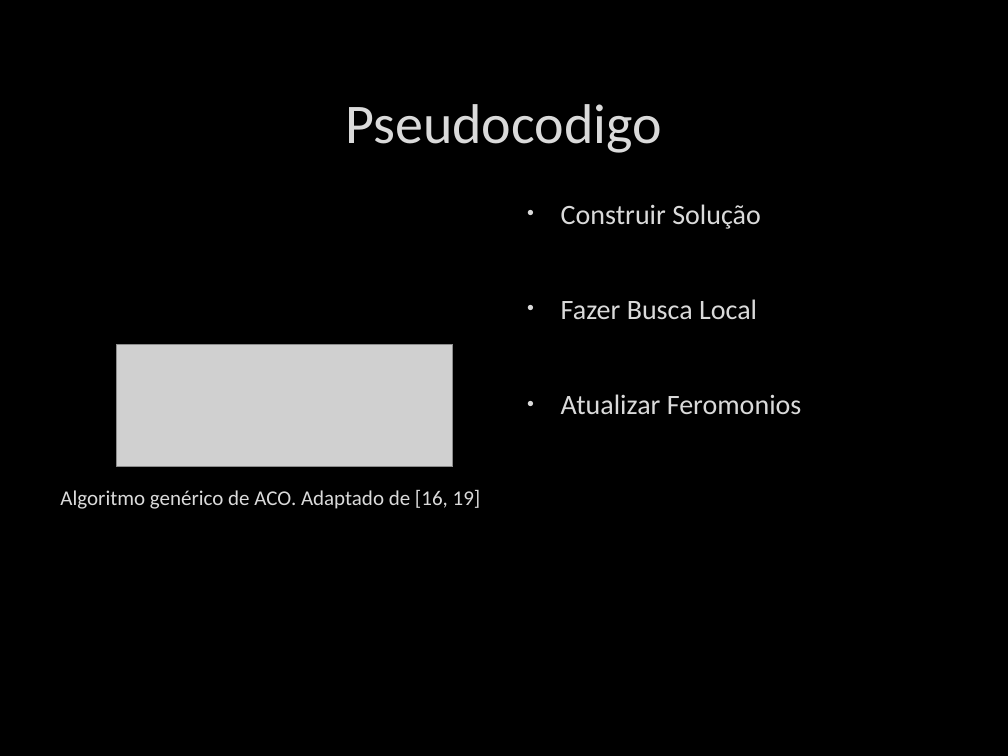
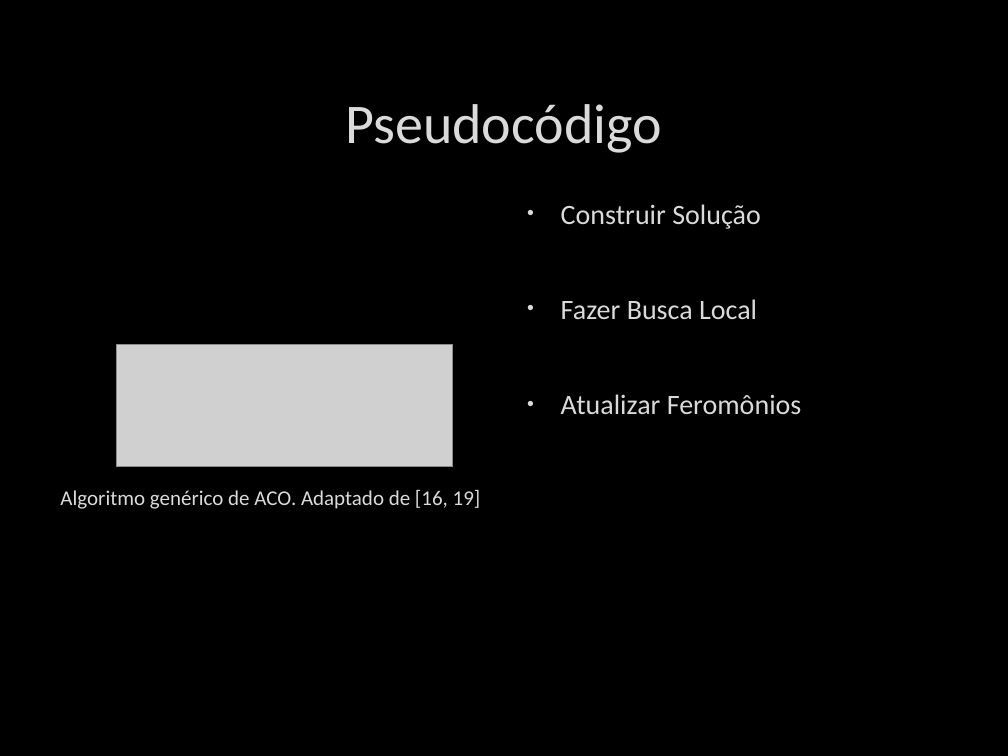
Before and after one commit to whschettert/ACO-Algorithm-for-Shortest-Path, a slide deck: slide 12 of Um Algoritmo de Colônia de Formigas para Otimização.pptx (slide 9 before the commit). Drawn at 1008x756 pixels with LibreOffice and Linux fonts; fonts in the diff are those of the drawing; grey boxes stand for pictures; background and template pictures are left out. Boxes give left, top, right and bottom in pixels: in the first picture for what was removed or moved away, otherwise in the second. Text is boxed around its words. In the diff, an @@ line names an element or a change of style, - is before the commit and + after.

```diff
--- a/Um Algoritmo de Colônia de Formigas para Otimização.pptx
+++ b/Um Algoritmo de Colônia de Formigas para Otimização.pptx
@@ title at (345,104,661,153): text changed @@
-Pseudocodigo
+Pseudocódigo
@@ text at (561,394,802,414): text changed @@
-• Atualizar Feromonios
+• Atualizar Feromônios
```
Also in this commit, not shown: 2 other slides changed, 3 slides added.
